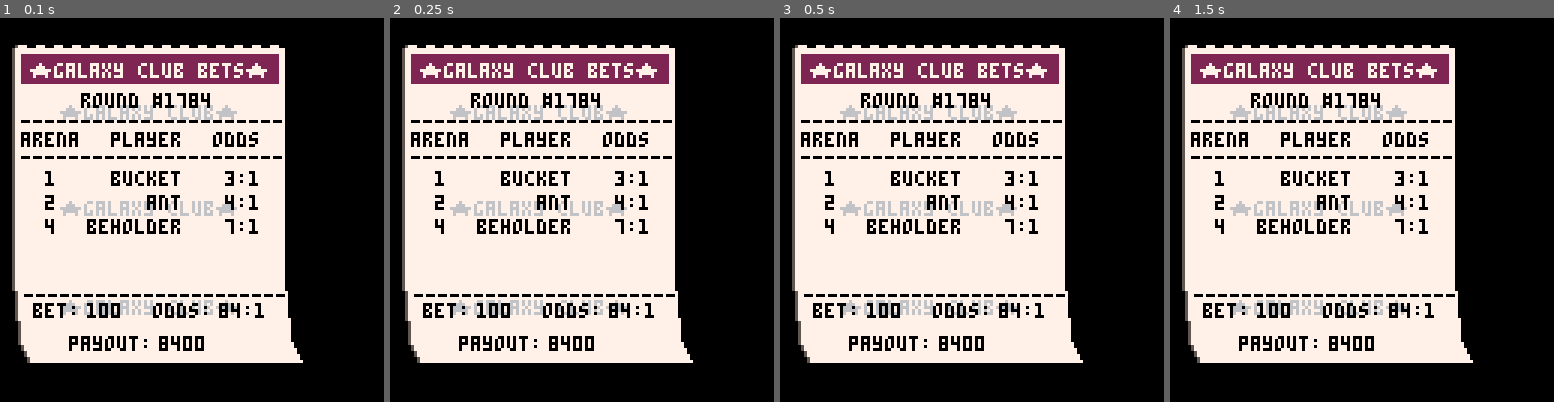
Above: before the commit, frames 1-4 (left to right).
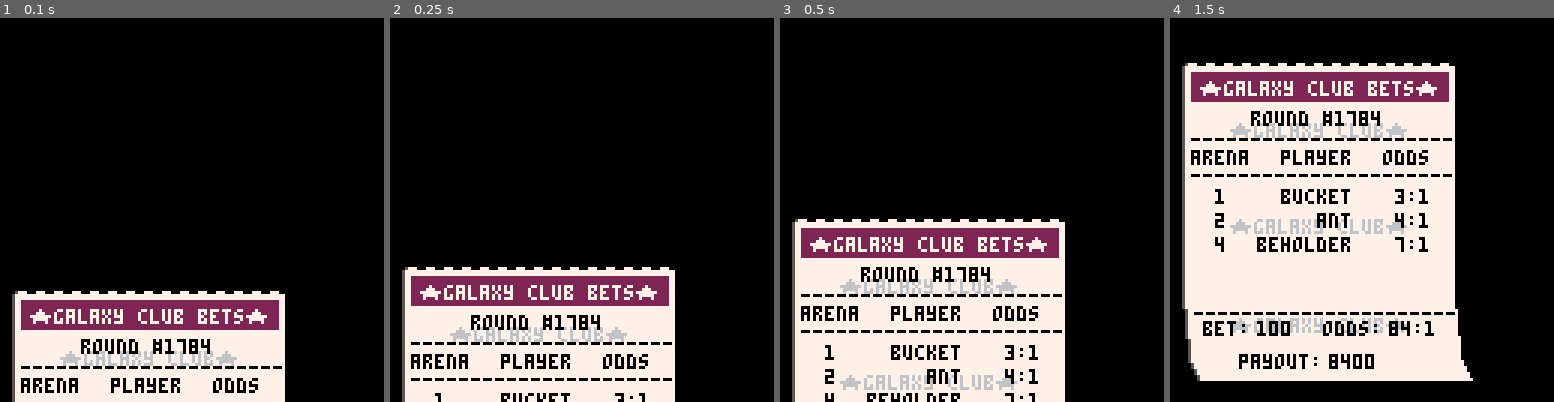
Above: after the commit, the same moments.

Repository: suspicious-smoke/club-bets-pico8
Game: PICO-8 cartridge club-bets.p8
The game is run twice, just before and just after one commit, with the same random seed, the same clock (stepped at 60 frames per second) and the same inputs.
Inputs:
- Up to frame 1 (0.1 s): no input
- Up to frame 2 (0.25 s): no input
- Up to frame 3 (0.5 s): tap X (X key) at 0.33 s
- Up to frame 4 (1.5 s): tap O (Z key) at 0.7 s; tap X (X key) at 1.07 s

The runs differ from the first frame. In frame 1, 54% of the frame differs, in the area x 3-79%, y 7-100%; in frame 2, 52%; in frame 3, 45%; in frame 4, 24%.

Commit message:
ticket sfxs

Diff:
--- a/club-bets.p8
+++ b/club-bets.p8
@@ -635,10 +635,10 @@
 	ty={}
 	for i=1,1 do
 		tx[i]=i*5
-		ty[i]=9+i
-	end
-
-
+		ty[i]=100
+	end
+
+	tik_tmr=0
 	get_bet_summary()
 	get_bet_costs()
 	prep_draw_bet_summary()
@@ -648,6 +648,19 @@
 end
 
 function upd_tickets()
+	tik_tmr+=1
+	if tik_tmr<40 then
+
+		if rnd(1)>0.5 then
+			sfx(5)
+		else
+			sfx(6)
+		end
+		ty[1]-=2
+	elseif tik_tmr==46 then
+		sfx(7)
+		ty[1]-=6
+	end
 
 end
 
Not shown, changed: the sound effects (__sfx__) section of club-bets.p8
